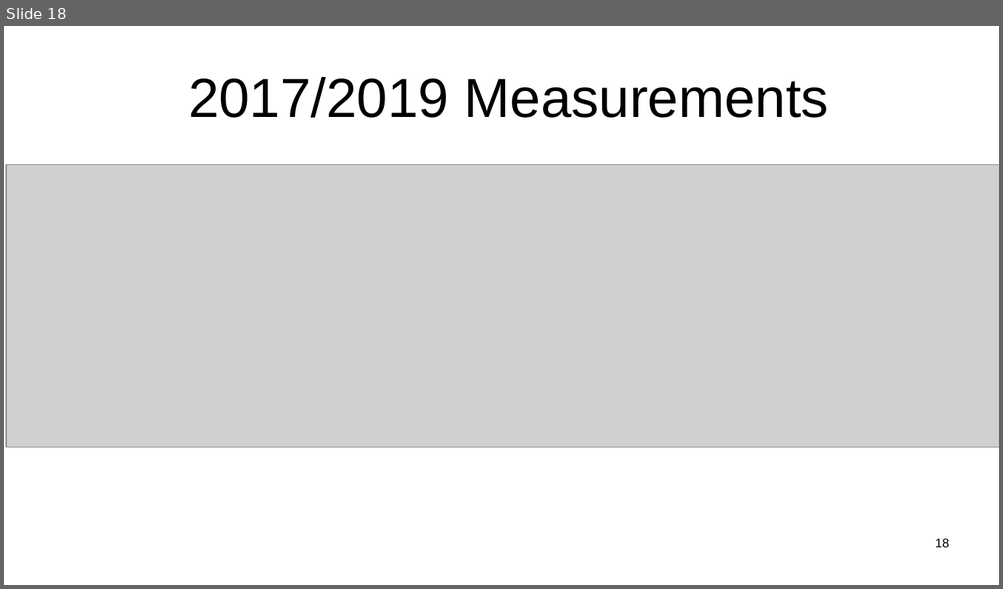
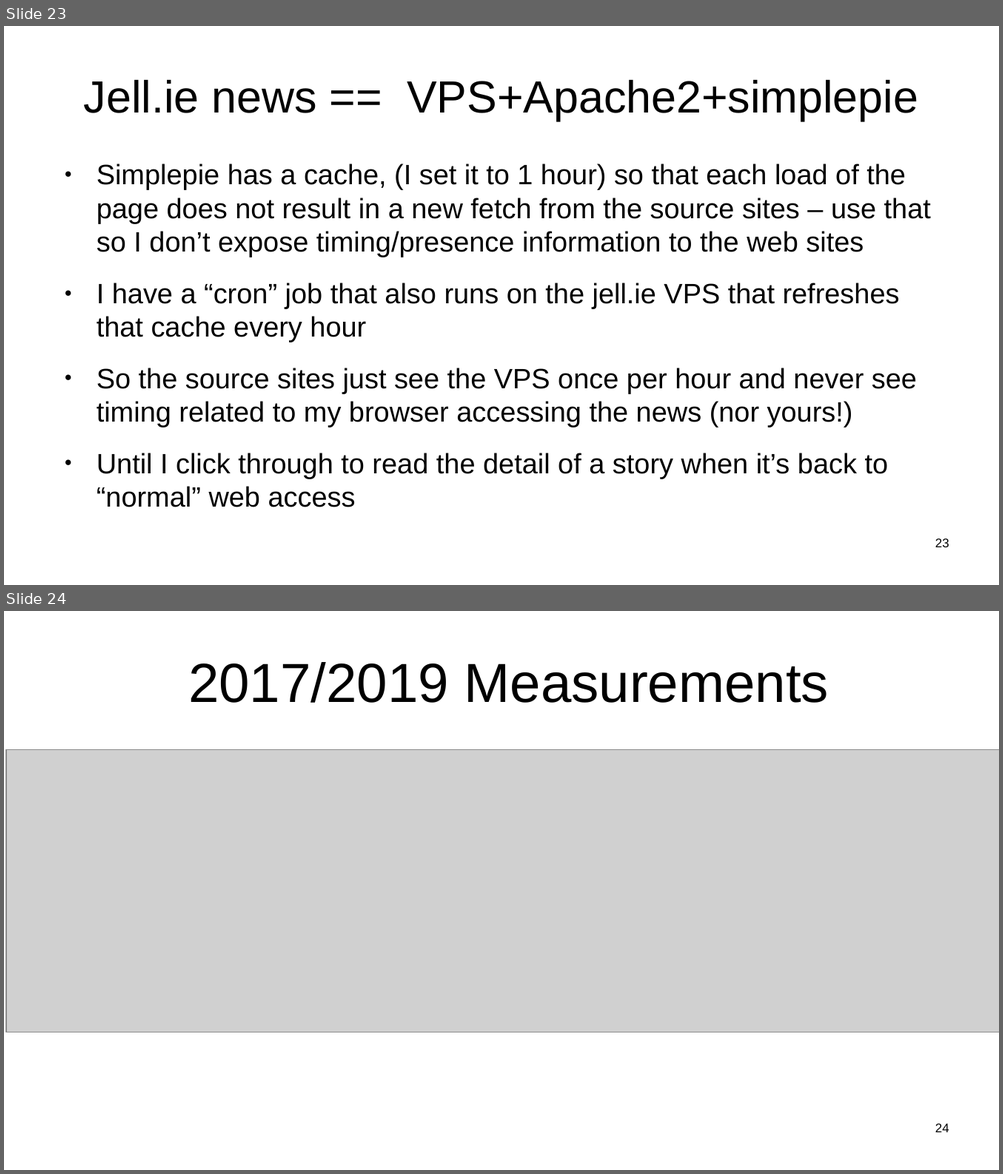
Before and after one commit to sftcd/witidtm, a slide deck: lectures/300-jellie.odp. Shown one above the other, each under a label of ours: slide 18 before the commit, slides 23 and 24 after it. The pictures are 1003x589 and 1003x1174 pixels, drawn with LibreOffice and Linux fonts; fonts in the diff are those of the drawing; grey boxes stand for pictures. Boxes give left, top, right and bottom in pixels: in the first picture for what was removed or moved away, otherwise in the second. Text is boxed around its words. In the diff, an @@ line names an element or a change of style, - is before the commit and + after.

Commit message:
moar news

```diff
--- a/lectures/300-jellie.odp
+++ b/lectures/300-jellie.odp
@@ slide 23 added at box(4, 26, 999, 585), background #FFFFFF @@
@@ title added at box(84, 79, 918, 121), 36 pt, text #000000 @@
+Jell.ie news == VPS+Apache2+simplepie
@@ text added at box(96, 164, 930, 479), 22.4 pt, text #000000 @@
+● Simplepie has a cache, (I set it to 1 hour) so that each load of the page does not result in a new fetch from the source sites – use that so I don’t expose timing/presence information to the web sites
+● I have a “cron” job that also runs on the jell.ie VPS that refreshes that cache every hour
+● So the source sites just see the VPS once per hour and never see timing related to my browser accessing the news (nor yours!)
+● Until I click through to read the detail of a story when it’s back to “normal” web access
@@ page number added at box(935, 539, 949, 548), 10 pt, text #000000 @@
+23
@@ what was slide 18 is now slide 24 @@
@@ page number at box(935, 1124, 949, 1133): text changed @@
-18
+24
```
Also in this commit, not shown: 5 slides changed, 4 other slides added, 1 other file.
